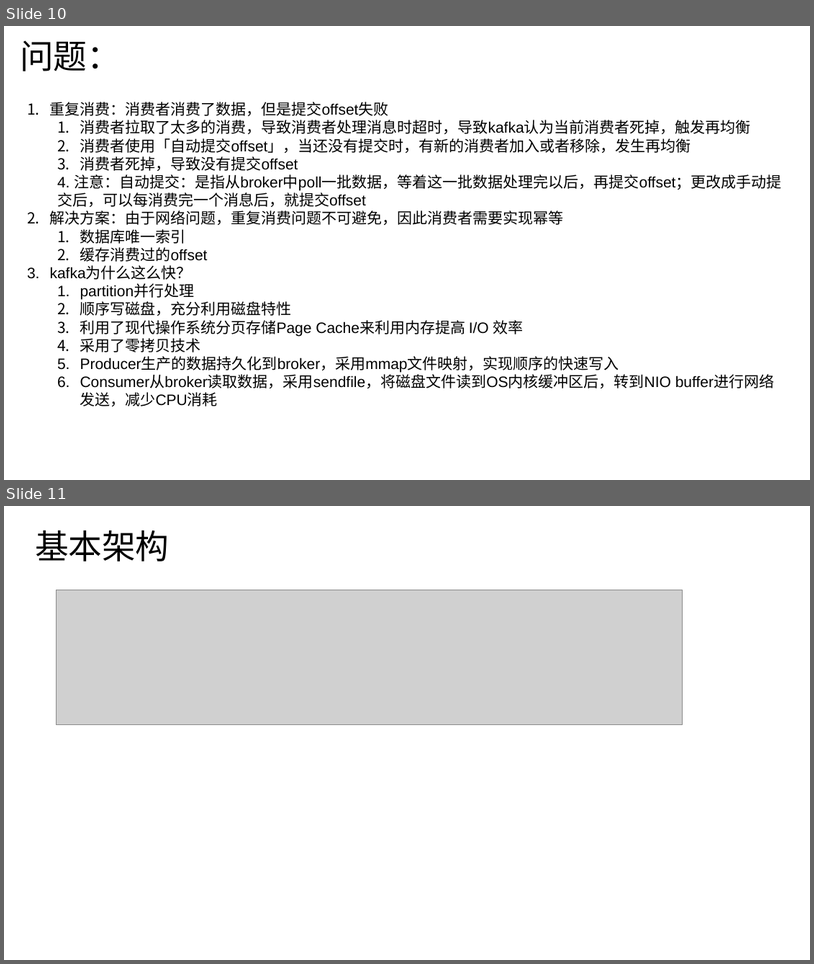
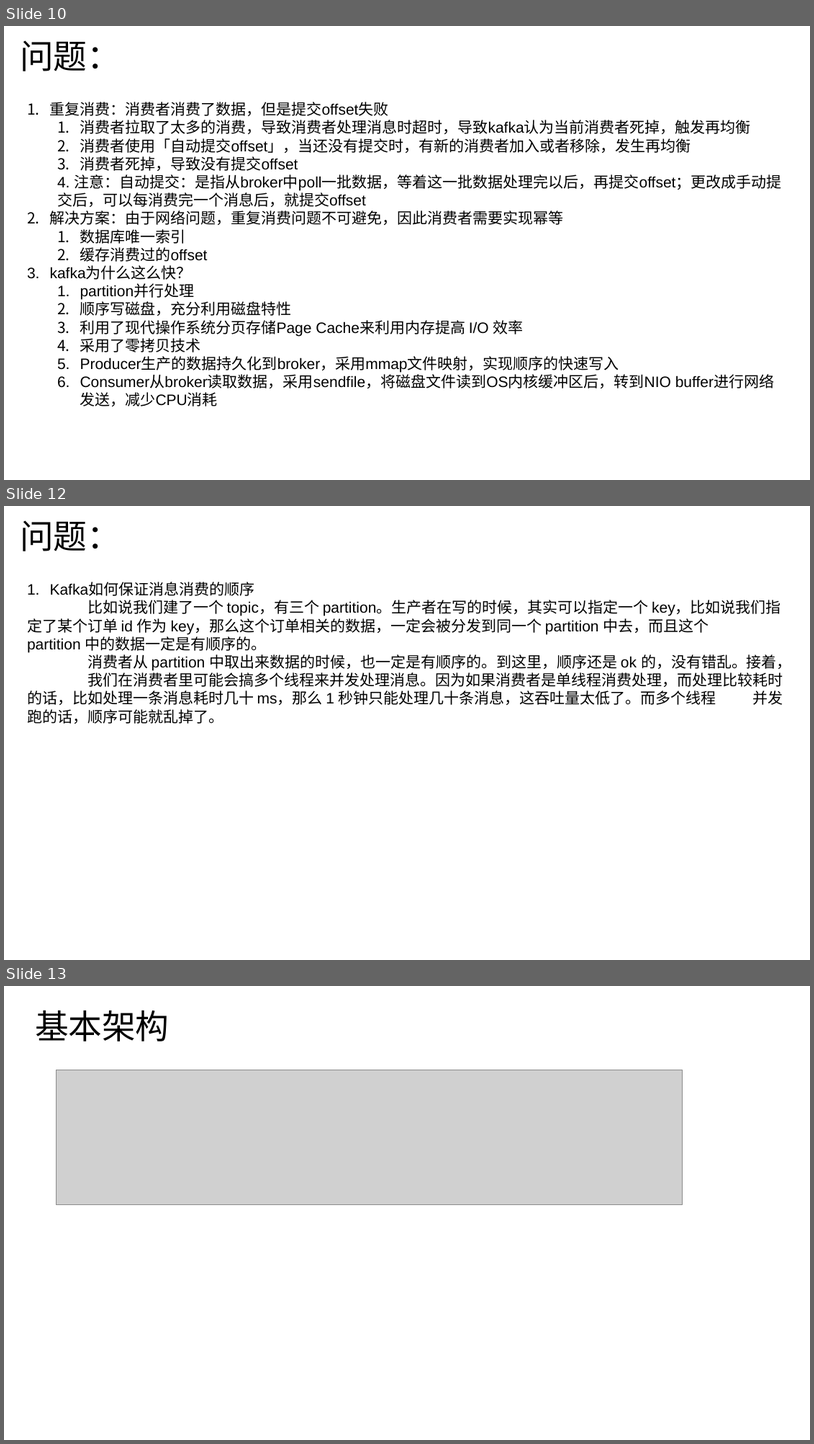
Before and after one commit to Choubeihai/algorithm, a slide deck: go-micro和kafka.pptx. Shown one above the other, each under a label of ours: slides 10 and 11 before the commit, slides 10, 12 and 13 after it; the slides between them are not shown. The pictures are 814x964 and 814x1444 pixels, drawn with LibreOffice and Linux fonts; fonts in the diff are those of the drawing; grey boxes stand for pictures. Boxes give left, top, right and bottom in pixels: in the first picture for what was removed or moved away, otherwise in the second. Text is boxed around its words. In the diff, an @@ line names an element or a change of style, - is before the commit and + after.

```diff
--- a/go-micro和kafka.pptx
+++ b/go-micro和kafka.pptx
@@ slide 12 added at (4, 506, 810, 960), background #FFFFFF @@
@@ text added at (20, 520, 121, 551), 40 pt, text #000000 @@
+问题：
@@ text added at (27, 583, 792, 723), 18 pt, text #000000 @@
+1. Kafka如何保证消息消费的顺序
+比如说我们建了一个 topic，有三个 partition。生产者在写的时候，其实可以指定一个 key，比如说我们指 定了某个订单 id 作为 key，那么这个订单相关的数据，一定会被分发到同一个 partition 中去，而且这个 partition 中的数据一定是有顺序的。
+消费者从 partition 中取出来数据的时候，也一定是有顺序的。到这里，顺序还是 ok 的，没有错乱。接着， 我们在消费者里可能会搞多个线程来并发处理消息。因为如果消费者是单线程消费处理，而处理比较耗时 的话，比如处理一条消息耗时几十 ms，那么 1 秒钟只能处理几十条消息，这吞吐量太低了。而多个线程 并发跑的话，顺序可能就乱掉了。
@@ what was slide 11 is now slide 13 @@
```
Also in this commit, not shown: 2 slides changed, 1 other slide added, 16 other files.
